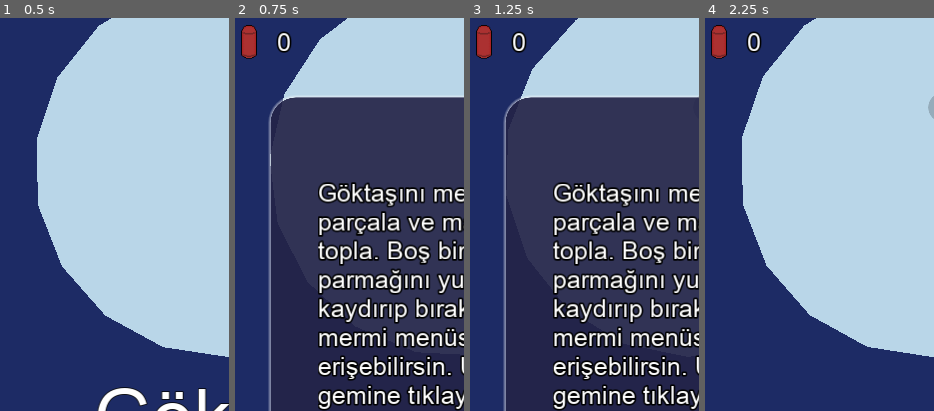
Above: before the commit, frames 1-4 (left to right).
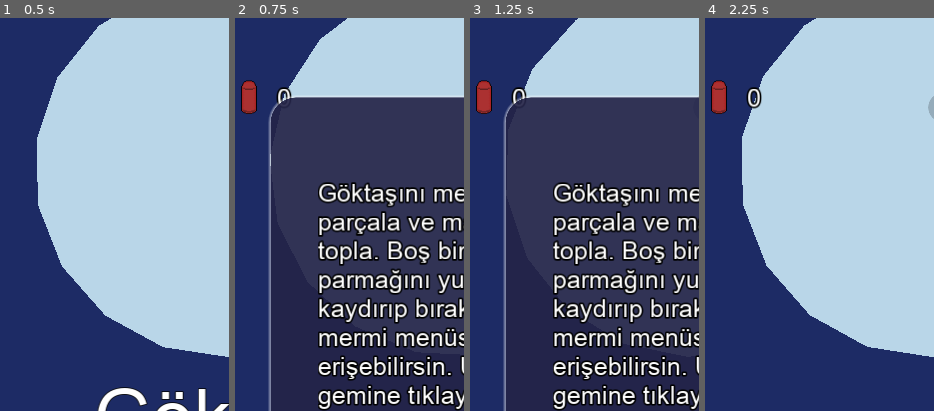
Above: after the commit, the same moments.

Repository: UmutSanci01/Goktasi-2
Game: Godot game, scene res://Main/Main.tscn
The game is run twice, just before and just after one commit, with the same random seed, the same clock (stepped at 60 frames per second) and the same inputs. The engine's default icon, where the game draws it, is replaced by a stand-in: a white triangle on a blue panel in a dark square.
Inputs (mouse positions are % of the whole screen's width and height, from its top left):
- Up to frame 1 (0.5 s): no input
- Up to frame 2 (0.75 s): click (49, 51) at 0.5 s
- Up to frame 3 (1.25 s): no input
- Up to frame 4 (2.25 s): click "Menu" at 1.25 s; click (83, 86) at 2 s
The pictures show only the part of the screen within x 0-50%, y 0-50%; the shares and areas given below are measured in that part.

Frame 1 is identical in both runs. In frame 2, 1.6% of the frame differs, in the area x 2-25%, y 1-25%; in frame 3, 1.6%; in frame 4, 1.7%.

Commit message:
Add map pitch-zoom

Diff:
--- a/GUI/GUI.gd
+++ b/GUI/GUI.gd
@@ -40,8 +40,8 @@
 	if menu_history.size() == 6:
 		menu_history.pop_front()
 	menu_history.append(menu)
-	if menu_history.count(settings) == 2 and menu_history.count(map) == 1:
-		GameState.show_safe_area = true
+	# if menu_history.count(settings) == 2 and menu_history.count(map) == 1:
+	# 	GameState.show_safe_area = true
 	if next_menu == ingame:
 		menu_history.clear()
 
--- a/GUI/InGame/InGame.tscn
+++ b/GUI/InGame/InGame.tscn
@@ -72,7 +72,9 @@
 valign = 1
 
 [node name="AmountLabels" type="VBoxContainer" parent="."]
+anchor_top = 0.04
 anchor_right = 1.0
+anchor_bottom = 0.1
 margin_bottom = 64.0
 mouse_filter = 2
 alignment = 1
--- a/GUI/Map/InfoPanel/InfoPanel.gd
+++ b/GUI/Map/InfoPanel/InfoPanel.gd
@@ -30,31 +30,29 @@
 #	$PanelContainer.set_deferred("rect_size", size)
 #	set_deferred("rect_scale", scale)
 
-func pop(position : Vector2):
+func pop(base_pos: Vector2, slot_scaled_size: Vector2) -> void:
 	show()
 
+	var direction: Vector2 = Vector2.ONE
+	var offset: Vector2 = Vector2.ZERO
 
+	# X Ekseni Kontrolü
+	if base_pos.x < screen_size_half.x:
+		direction.x = 1
+		offset.x = slot_scaled_size.x # Slot ekranın solundaysa paneli slotun genişliği kadar sağa it
+	else:
+		direction.x = -1
+		offset.x = $PanelContainer.rect_size.x # Slot sağdaysa paneli kendi genişliği kadar sola çek
 
-	var direction : Vector2 = Vector2.UP
-	var offset : Vector2 = Vector2.ZERO
+	# Y Ekseni Kontrolü
+	if base_pos.y < screen_size_half.y:
+		direction.y = 1
+		offset.y = slot_scaled_size.y # Slot ekranın üstündeyse paneli slotun yüksekliği kadar aşağı it
+	else:
+		direction.y = -1
+		offset.y = $PanelContainer.rect_size.y # Slot altındaysa paneli kendi yüksekliği kadar yukarı çek
 
-	# position is left
-	if position.x < screen_size_half.x:
-		direction.x = 1
-		offset.x = 64
-	else: # is right
-		direction.x = -1
-		offset.x = $PanelContainer.rect_size.x #* rect_scale.x
-
-	# position is up
-	if position.y < screen_size_half.y:
-		direction.y = 1
-		offset.y = 64
-	else: # is down
-		direction.y = -1
-		offset.y = $PanelContainer.rect_size.y #* rect_scale.y
-
-	rect_position = position + (offset * direction)
+	rect_position = base_pos + (offset * direction)
 
 func set_data(ore_num : int, radius : float, dist : int):
 	label_ore_num.text = str(ore_num)
--- a/GUI/Map/Map.gd
+++ b/GUI/Map/Map.gd
@@ -87,14 +87,14 @@
 	indicator_store.rect_global_position = indicator_pos
 
 
-func _input(event):
-	if event is InputEventKey:
-		if not event.pressed:
-			return
-
-		match event.scancode:
-			KEY_S:
-				pass
+# func _input(event):
+# 	if event is InputEventKey:
+# 		if not event.pressed:
+# 			return
+
+# 		match event.scancode:
+# 			KEY_S:
+# 				pass
 
 # Harita olusturuluyor.
 func init_gui():
@@ -177,11 +177,34 @@
 	is_map_init = value
 
 func go_current_location(duration : float = 0.5):
-	var m_mid = get_viewport_rect().size / 2
-	var center = (m_mid - current_slot.rect_position) - (Vector2.ONE * 32)
-
-	tween_go.interpolate_property(mapgrid, "rect_position", mapgrid.rect_position, center, duration)
+	if not current_slot:
+		return
+
+	var m_mid = get_viewport_rect().size / 2.0
+	var scale = mapgrid.rect_scale
+
+	var slot_center = current_slot.rect_position + (current_slot.rect_size / 2.0)
+
+	var scaled_target = (slot_center - mapgrid.rect_pivot_offset) * scale + mapgrid.rect_pivot_offset
+
+	var target_pos = m_mid - scaled_target
+
+	tween_go.interpolate_property(
+		mapgrid,
+		"rect_position",
+		mapgrid.rect_position,
+		target_pos,
+		duration,
+		Tween.TRANS_QUAD,
+		Tween.EASE_OUT
+	)
 	tween_go.start()
+
+	# var m_mid = get_viewport_rect().size / 2
+	# var center = (m_mid - current_slot.rect_position) - (Vector2.ONE * 32)
+
+	# tween_go.interpolate_property(mapgrid, "rect_position", mapgrid.rect_position, center, duration)
+	# tween_go.start()
 
 
 func _on_Notify(notification_type : int):
@@ -208,8 +231,9 @@
 	if slot_data:
 		infopanel.set_data(slot_data.ore_num, slot_data.radius, dist)
 
-#		infopanel.show()
-		infopanel.pop(slot.rect_global_position)
+
+		var scaled_size = slot.rect_size * mapgrid.rect_scale
+		infopanel.pop(slot.rect_global_position, scaled_size)
 	else:
 		infopanel.hide()
 
--- a/GUI/Map/Map.tscn
+++ b/GUI/Map/Map.tscn
@@ -25,6 +25,7 @@
 [node name="BG" type="ColorRect" parent="."]
 anchor_right = 1.0
 anchor_bottom = 1.0
+mouse_filter = 2
 color = Color( 0.0627451, 0, 0.266667, 0.592157 )
 
 [node name="MapGrid" type="Control" parent="."]
@@ -32,12 +33,6 @@
 anchor_bottom = 1.0
 mouse_filter = 1
 script = ExtResource( 8 )
-
-[node name="MapBG" type="ColorRect" parent="MapGrid"]
-visible = false
-margin_right = 600.0
-margin_bottom = 1024.0
-color = Color( 0, 0, 0, 0.392157 )
 
 [node name="Slots" type="Control" parent="MapGrid"]
 anchor_right = 1.0
--- a/GUI/Map/MapGrid.gd
+++ b/GUI/Map/MapGrid.gd
@@ -24,6 +24,16 @@
 # drag variables
 var is_drag : bool = false
 var click_safe_limit : int = 400
+
+# zoom variables
+onready var content: Control = self
+
+export var min_zoom: float = 0.5
+export var max_zoom: float = 2.5
+export var zoom_speed: float = 0.005
+
+var touch_points: Dictionary = {}
+var prev_distance: float = 0.0
 
 # slot variables
 var slot_num : int = 0
@@ -49,6 +59,77 @@
 	screen_mid = get_viewport_rect().size / 2
 #	board_mid = (Vector2.ONE * slot_num * tile_size) / 2
 
+func _input(event: InputEvent) -> void:
+	if event is InputEventMouseButton and event.pressed:
+		if event.button_index == BUTTON_WHEEL_UP:
+			_apply_zoom(1.1, event.position)
+			return
+		elif event.button_index == BUTTON_WHEEL_DOWN:
+			_apply_zoom(0.9, event.position)
+			return
+
+	if event is InputEventScreenTouch:
+		if event.pressed:
+			touch_points[event.index] = event.position
+
+			if touch_points.size() == 1:
+				touch_point = event.position
+				is_click = true
+
+			elif touch_points.size() == 2:
+				is_drag = false
+				is_click = false
+
+		else:
+			touch_points.erase(event.index)
+
+			if touch_points.size() < 2:
+				prev_distance = 0.0
+
+			if touch_points.size() == 0:
+				is_drag = false
+				# is_click = false
+
+	elif event is InputEventScreenDrag:
+		touch_points[event.index] = event.position
+
+		if touch_points.size() == 1:
+			if is_drag:
+				self.rect_position += event.relative
+			elif touch_point.distance_squared_to(event.position) >= click_safe_limit:
+				is_drag = true
+				is_click = false
+				emit_signal("drag")
+
+		elif touch_points.size() == 2:
+			var points = touch_points.values()
+			var p1: Vector2 = points[0]
+			var p2: Vector2 = points[1]
+
+			var current_distance: float = p1.distance_to(p2)
+
+			if prev_distance > 0.0:
+				var delta: float = current_distance - prev_distance
+				var zoom_factor: float = 1.0 + (delta * zoom_speed)
+				_apply_zoom(zoom_factor, (p1 + p2) * 0.5)
+
+			prev_distance = current_distance
+
+
+func _apply_zoom(factor: float, center_pos: Vector2) -> void:
+	var old_scale: Vector2 = content.rect_scale
+	var new_scale_val: float = clamp(old_scale.x * factor, min_zoom, max_zoom)
+	var new_scale: Vector2 = Vector2(new_scale_val, new_scale_val)
+
+	if old_scale == new_scale:
+		return
+
+	var local_center: Vector2 = (center_pos - content.rect_global_position) / old_scale
+	content.rect_pivot_offset = local_center
+	content.rect_position += (local_center * old_scale) - (local_center * new_scale)
+
+	content.rect_scale = new_scale
+
 
 func add_slot(slot_position : Vector2, slot_texture : Texture):
 	if not is_init_pool:
@@ -137,27 +218,6 @@
 
 func center_current_position():
 	self.rect_position = (screen_mid - current_slot.rect_position) - (Vector2.ONE * tile_size / 2)
-
-
-func _input(event):
-	if event is InputEventScreenTouch:
-		if event.is_pressed():
-			touch_point = event.position
-			is_click = true
-		else:
-			is_drag = false
-
-#			var slot = get_slot(current_slot_index)
-
-	if event is InputEventScreenDrag:
-		if is_drag:
-			self.rect_position += event.relative
-
-		elif touch_point.distance_squared_to(event.position) >= click_safe_limit:
-			is_drag = true
-			is_click = false
-
-			emit_signal("drag")
 
 
 func _on_MapSlot_pressed(slot : TextureButton, slot_index : int):
--- a/Main/GameState.gd
+++ b/Main/GameState.gd
@@ -30,6 +30,9 @@
 var touch_position : Vector2 = Vector2.ZERO
 var is_bullet_menu_opened : bool = false
 var selected_bullet_id : int = -1 setget set_selected_bullet_id
+
+# Map
+var map_fog : int = 10
 
 
 func _ready():
